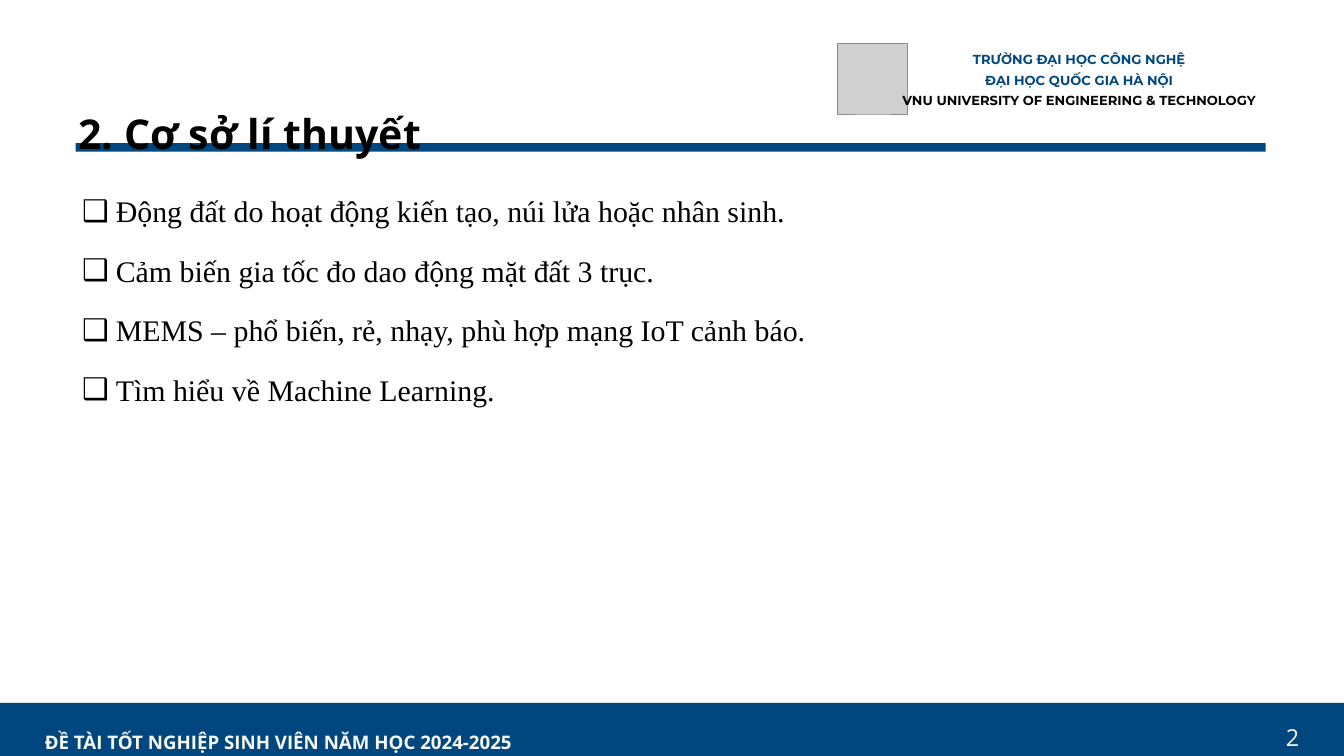
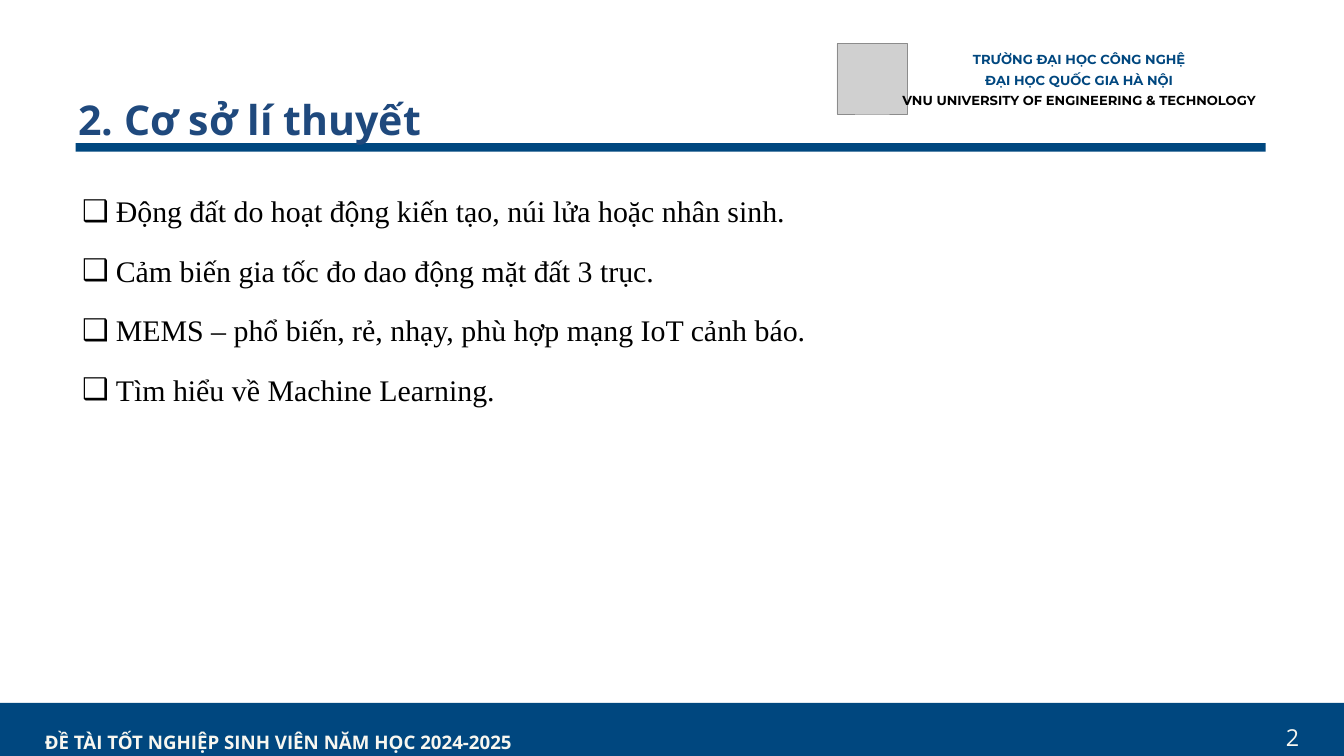
Before and after one commit to nnthai167/KLTN, a slide deck: slide 10 of PPT_KHOA LUẬN.pptx (slide 11 before the commit). Drawn at 1344x756 pixels with LibreOffice and Linux fonts; fonts in the diff are those of the drawing; grey boxes stand for pictures. Boxes give left, top, right and bottom in pixels: in the first picture for what was removed or moved away, otherwise in the second. Text is boxed around its words. In the diff, an @@ line names an element or a change of style, - is before the commit and + after.

```diff
--- a/PPT_KHOA LUẬN.pptx
+++ b/PPT_KHOA LUẬN.pptx
@@ text "2. Cơ sở lí thuyết": place and size @@
-text "2. Cơ sở lí thuyết" at bbox=[78, 115, 421, 159]
+text "2. Cơ sở lí thuyết" at bbox=[78, 101, 421, 147]
@@ text "2. Cơ sở lí thuyết" at bbox=[78, 101, 421, 147]: text colour #000000 to #1F497D @@
```
Also in this commit, not shown: 12 other slides changed, 1 slide removed, 13 other files.
